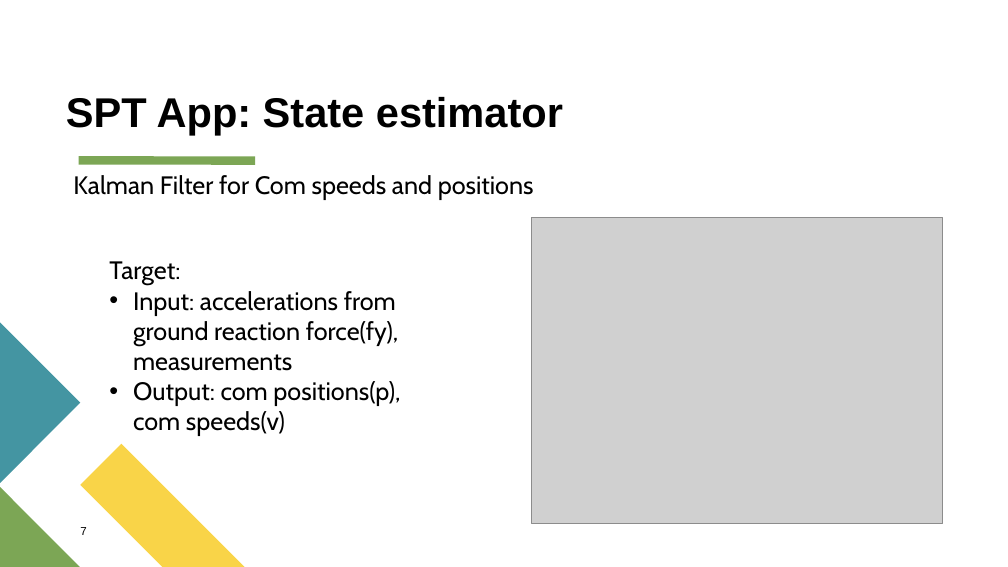
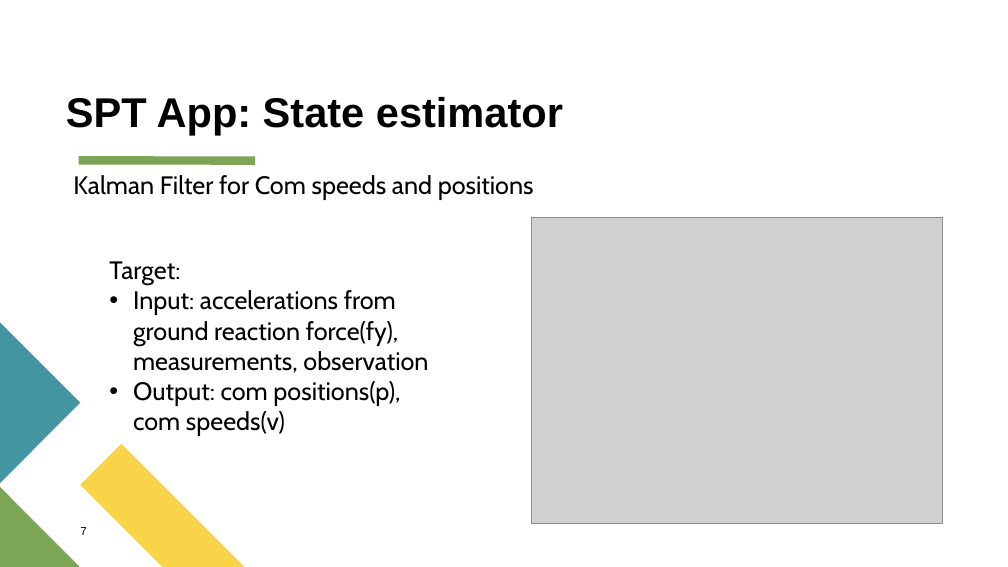
Before and after one commit to PingpingL/MATLAB_APP_on_treadmill_control_and_self-pacing_algorithm_implementation, a slide deck: slide 6 of spring_presentation.pptx (slide 9 before the commit). Drawn at 1008x567 pixels with LibreOffice and Linux fonts; fonts in the diff are those of the drawing; grey boxes stand for pictures. Boxes give left, top, right and bottom in pixels: in the first picture for what was removed or moved away, otherwise in the second. Text is boxed around its words. In the diff, an @@ line names an element or a change of style, - is before the commit and + after.

```diff
--- a/spring_presentation.pptx
+++ b/spring_presentation.pptx
@@ text at box(133, 290, 428, 373): text changed @@
-• Input: accelerations from ground reaction force(fy), measurements
+• Input: accelerations from ground reaction force(fy), measurements, observation
```
Also in this commit, not shown: 6 other slides changed, 8 slides added, 13 slides removed.
